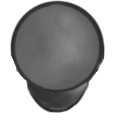
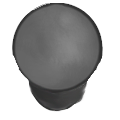
The second (120, 120) image is a revision of the first. Changes to its layers:
painted on "Layer 0" over [10, 0, 105, 113]
removed layer "Layer 2" over [11, 36, 103, 114]
